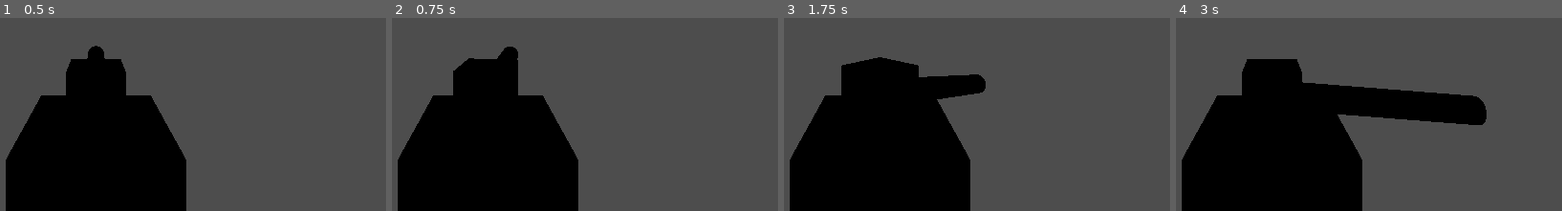
Above: before the commit, frames 1-4 (left to right).
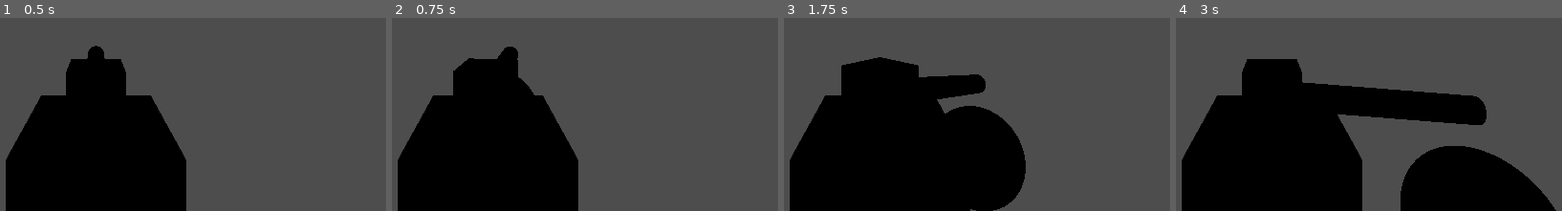
Above: after the commit, the same moments.

Repository: AliTeo/GodotGame
Game: Godot game, scene res://scenes/player.tscn
The game is run twice, just before and just after one commit, with the same random seed, the same clock (stepped at 60 frames per second) and the same inputs. This scene is started directly instead of the project's main scene.
Inputs:
- Up to frame 1 (0.5 s): no input
- Up to frame 2 (0.75 s): tap Enter (ui_accept) at 0.5 s; hold D (gun_right) from 0.53 s (still down); tap Space (shoot, bound only after the commit) at 0.6 s
- Up to frame 3 (1.75 s): tap Enter (ui_accept) at 0.77, 0.8, 1.07, 1.35, 1.52 s; release D (gun_right) at 1.28 s; hold S (gun_down) from 1.28 s (still down); tap Space (shoot, bound only after the commit) at 1.55 s
- Up to frame 4 (3 s): tap Enter (ui_accept) at 1.82, 2.3 s; release S (gun_down) at 2.03 s; hold D (gun_right) 2.03-2.78 s; tap Space (shoot, bound only after the commit) at 2.1, 2.85 s; hold W (gun_up) from 2.78 s (still down)

Frame 1 is identical in both runs. In frame 2, 0.2% of the frame differs, in the area x 32-37%, y 30-41%; in frame 3, 7.3%; in frame 4, 10%, in the area x 58-99%, y 66-100%.

Commit message:
cannon ball spawning

Diff:
--- /dev/null
+++ b/cannon_ball.gd
@@ -0,0 +1,42 @@
+# CannonBall.gd
+extends RigidBody3D
+class_name CannonBall
+
+@export var initial_speed: float = 20.0
+@export var lifetime: float = 5.0
+
+var shooter_id: int
+
+func _ready():
+	# Set mass if you want a custom value
+	mass = 1.0  # or any other number
+
+	# Auto-destroy after some time
+	await get_tree().create_timer(lifetime).timeout
+	if is_instance_valid(self):
+		queue_free()
+
+func launch(direction: Vector3, shooter: int):
+	shooter_id = shooter
+	# Apply impulse along barrel direction
+	apply_impulse(Vector3.ZERO, direction * initial_speed * mass)
+
+func _on_body_entered(body):
+	if body == null or body == self:
+		return
+	# TODO: handle damage, knockback, effects etc.
+	queue_free()
+
+
+func _on_hit_area_body_entered(body: Node3D) -> void:
+	if body == null or body == self:
+		return
+
+	# Optional: ignore shooter
+	if body.has_method("player") and body.player == shooter_id:
+		return
+
+	# TODO: apply damage, knockback, or special effects here
+
+	# Destroy the cannonball
+	queue_free()
--- a/player.gd
+++ b/player.gd
@@ -1,64 +1,121 @@
 extends CharacterBody3D
 
-const SPEED = 5.0
-const JUMP_VELOCITY = 4.5
-
+# ---------------------
+# Movement parameters
+# ---------------------
+const ROTATION_SPEED = 2.0 # radians/sec
+const MOVE_SPEED = 5.0
 var gravity = ProjectSettings.get_setting("physics/3d/default_gravity")
 
+# ---------------------
+# Player identity
+# ---------------------
 @export var player := 1 :
 	set(id):
 		player = id
 		$PlayerInput.set_multiplayer_authority(id)
-
+# ---------------------
+# Turret
+# ---------------------
 @onready var input = $PlayerInput
 @onready var gun_base = $GunBase
 @onready var barrel_pivot = $GunBase/BarrelPivot
 
-# 🚨 Turret rotation parameters
-@export var yaw_speed := 60.0 # deg/sec
-@export var pitch_speed := 30.0
+@export var yaw_speed := 60.0   # deg/sec
+@export var pitch_speed := 30.0 # deg/sec
 @export var min_pitch := -10.0
 @export var max_pitch := 30.0
 var pitch_angle := 0.0
 
+# ---------------------
+# Cannonball
+# ---------------------
+@onready var cannonball_scene = preload("res://scenes/CannonBall.tscn")
+
+# ---------------------
+# Initialization
+# ---------------------
 func _ready():
+	# Assign multiplayer authority
+	$PlayerInput.set_multiplayer_authority(player)
+
+	# Enable camera for local player
 	if player == multiplayer.get_unique_id():
 		$Camera3D.current = true
 
-const ROTATION_SPEED = 2.0 # radians per second
-const MOVE_SPEED = 5.0
+# Optional setter if you want to change player id later
+func set_player(id: int):
+	player = id
+	$PlayerInput.set_multiplayer_authority(player)
+	if player == multiplayer.get_unique_id():
+		$Camera3D.current = true
 
+# ---------------------
+# Physics + movement
+# ---------------------
 func _physics_process(delta):
-	# Add gravity
+	# Gravity
 	if not is_on_floor():
 		velocity.y -= gravity * delta
 
-	# Handle jump
-	if input.jumping and is_on_floor():
-		velocity.y = JUMP_VELOCITY
-	input.jumping = false
+	# Tank movement
+	var horizontal = input.direction.x
+	var vertical   = input.direction.y
 
-	# Get input from PlayerInput
-	var horizontal = input.direction.x  # left (-1) or right (+1) from arrows or WASD
-	var vertical = input.direction.y    # up (+1) or down (-1)
-
-	# Rotate tank left/right based on horizontal input
+	# Rotate tank left/right
 	rotation.y -= horizontal * ROTATION_SPEED * delta
 
-	# Calculate forward direction (local -Z axis)
+	# Forward/backward
 	var forward = transform.basis.z.normalized()
-
-	# Move forward/backward based on vertical input
 	velocity.x = forward.x * vertical * MOVE_SPEED
 	velocity.z = forward.z * vertical * MOVE_SPEED
 
 	move_and_slide()
 
-	# 🚨 Turret rotation
+	# ---------------------
+	# Turret rotation
+	# ---------------------
 	if input.gun_yaw != 0.0:
 		gun_base.rotate_y(deg_to_rad(input.gun_yaw * -yaw_speed * delta))
-
 	if input.gun_pitch != 0.0:
 		pitch_angle += input.gun_pitch * pitch_speed * delta
 		pitch_angle = clamp(pitch_angle, min_pitch, max_pitch)
 		barrel_pivot.rotation.x = deg_to_rad(pitch_angle)
+
+	# ---------------------
+	# Shooting
+	# ---------------------
+	if input.shooting:
+		if multiplayer.is_server():
+			shoot_cannon()
+		else:
+			rpc_id(1, "request_shoot") # ask server to spawn cannonball
+
+# ---------------------
+# Server RPC to handle client shooting requests
+# ---------------------
+@rpc("any_peer")
+func request_shoot():
+	if multiplayer.is_server():
+		shoot_cannon()
+
+# ---------------------
+# Spawn and launch cannonball
+# ---------------------
+func shoot_cannon():
+	# Instantiate cannonball
+	var cannonball = cannonball_scene.instantiate() as RigidBody3D
+
+	# Add to scene FIRST so global_transform is valid
+	get_tree().current_scene.add_child(cannonball, true)
+
+	# Now compute muzzle position & direction (barrel must be in tree)
+	var muzzle_pos = barrel_pivot.global_transform.origin
+	var direction = -barrel_pivot.global_transform.basis.z.normalized()
+
+	# Set global position AFTER adding to tree
+	cannonball.global_transform.origin = muzzle_pos + direction * 1.5
+
+	# Launch projectile
+	if cannonball.has_method("launch"):
+		cannonball.launch(direction, player)
--- a/player_input.gd
+++ b/player_input.gd
@@ -1,24 +1,23 @@
 extends MultiplayerSynchronizer
 
-@export var jumping := false
 @export var direction := Vector2()
 
-# 🚨 NEW: turret input
+# 🚨 Turret input
 @export var gun_yaw := float(0.0)
 @export var gun_pitch := float(0.0)
+
+# 🚨 Shooting input
+@export var shooting := false
 
 func _ready():
 	set_process(get_multiplayer_authority() == multiplayer.get_unique_id())
 
-@rpc("call_local")
-func jump():
-	jumping = true
-
 func _process(_delta):
 	direction = Input.get_vector("ui_left", "ui_right", "ui_up", "ui_down")
-	if Input.is_action_just_pressed("ui_accept"):
-		jump.rpc()
 
-	# 🚨 NEW: turret input
+	# Turret input
 	gun_yaw = Input.get_action_strength("gun_right") - Input.get_action_strength("gun_left")
 	gun_pitch = Input.get_action_strength("gun_up") - Input.get_action_strength("gun_down")
+
+	# 🚨 Shooting input
+	shooting = Input.is_action_just_pressed("shoot")
--- a/project.godot
+++ b/project.godot
@@ -35,3 +35,8 @@
 "events": [Object(InputEventKey,"resource_local_to_scene":false,"resource_name":"","device":-1,"window_id":0,"alt_press …(192 unchanged characters)…
 ]
 }
+shoot={
+"deadzone": 0.2,
+"events": [Object(InputEventKey,"resource_local_to_scene":false,"resource_name":"","device":0,"window_id":0,"alt_pressed":false,"shift_pressed":false,"ctrl_pressed":false,"meta_pressed":false,"pressed":false,"keycode":0,"physical_keycode":32,"key_label":0,"unicode":0,"location":0,"echo":false,"script":null)
+]
+}
--- /dev/null
+++ b/scenes/CannonBall.tscn
@@ -0,0 +1,25 @@
+[gd_scene load_steps=5 format=3 uid="uid://d2hxvjmk7wrxg"]
+
+[ext_resource type="Script" uid="uid://c81joxdj0icvd" path="res://cannon_ball.gd" id="1_sd8cl"]
+
+[sub_resource type="SphereMesh" id="SphereMesh_sd8cl"]
+
+[sub_resource type="SphereShape3D" id="SphereShape3D_srq8n"]
+
+[sub_resource type="SceneReplicationConfig" id="SceneReplicationConfig_sd8cl"]
+
+[node name="CannonBall" type="RigidBody3D"]
+script = ExtResource("1_sd8cl")
+
+[node name="MeshInstance3D" type="MeshInstance3D" parent="."]
+mesh = SubResource("SphereMesh_sd8cl")
+
+[node name="HitArea" type="Area3D" parent="."]
+
+[node name="CollisionShape3D" type="CollisionShape3D" parent="HitArea"]
+shape = SubResource("SphereShape3D_srq8n")
+
+[node name="MultiplayerSynchronizer" type="MultiplayerSynchronizer" parent="."]
+replication_config = SubResource("SceneReplicationConfig_sd8cl")
+
+[connection signal="body_entered" from="HitArea" to="." method="_on_hit_area_body_entered"]
Not shown, added: cannon_ball.gd.uid
Not shown, changed: .gitignore
